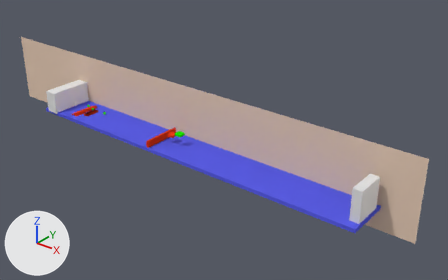
The Blender file game_setup_samples/platformer-sample/scenes/platformer.blend, before and after one commit.
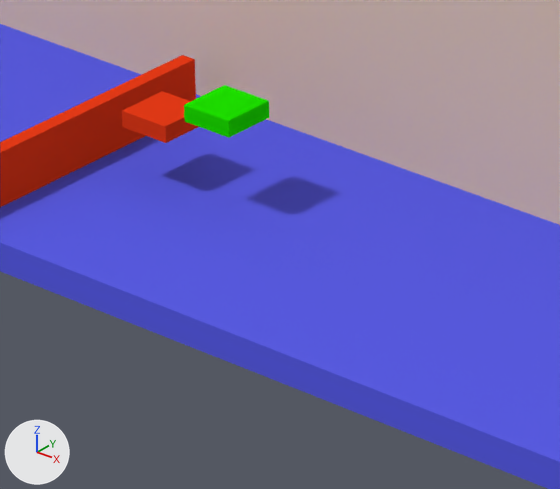
The first picture shows the older version from a camera (50 mm lens) standing at (517.0, -402.0, 276.0) and looking at (165.0, 38.0, 3.0). The close-ups show both versions on the part from 34% to 49% of the width and 43% to 64% of the height of that picture; other places that the commit changed are outside them. Arrows for +X, +Y and +Z are at lower left; the lights stay in place.

The older version as bpy lines, for what is in view:
```python
me_cube_007 = bpy.data.meshes.new('Cube.007')
me_cube_007.from_pydata(...)  # a box spanning x -1.0..1.0, y -1.0..1.0, z -1.0..1.0
me_cube_007.materials.append(mat_material_004)  # red #e73c18
me_cube_009 = bpy.data.meshes.new('Cube.009')
me_cube_009.from_pydata(...)  # a box spanning x -1.0..1.0, y -1.0..1.0, z -1.0..1.0
me_cube_009.materials.append(mat_material_001)  # green #1ee700
me_plane_001 = bpy.data.meshes.new('Plane.001')
me_plane_001.from_pydata([(-1.0, -1.0, 0.0), (1.0, -1.0, 0.0), (-1.0, 1.0, 0.0), (1.0, 1.0, 0.0)], [], [(0, 1, 3, 2)])
me_plane_001.materials.append(mat_material_012)  # its picture is missing
ob_cube = bpy.data.objects.new('Cube', me_cube_007)
ob_cube.location = (112.9, 1.8, 2.3)
ob_cube.scale = (1.0, 20.5, 4.77)
ob_cube_009 = bpy.data.objects.new('Cube.009', me_cube_009)
ob_cube_009.location = (135.0, 5.2, 12.5)
ob_cube_009.scale = (3.54, 3.54, 1.08)
ob_plane_001 = bpy.data.objects.new('Plane.001', me_plane_001)
ob_plane_001.location = (114.2, 25.9, 15.6)
ob_plane_001.rotation_euler = (1.571, 0.0, 0.0)  # degrees (90, 0, 0)
ob_plane_001.scale = (262.0, 39.4, 39.4)
# also in view: 'Plane' at (147.0, 4.0, -2.0); 'Cube.008' at (124.0, 6.0, 8.0)
```
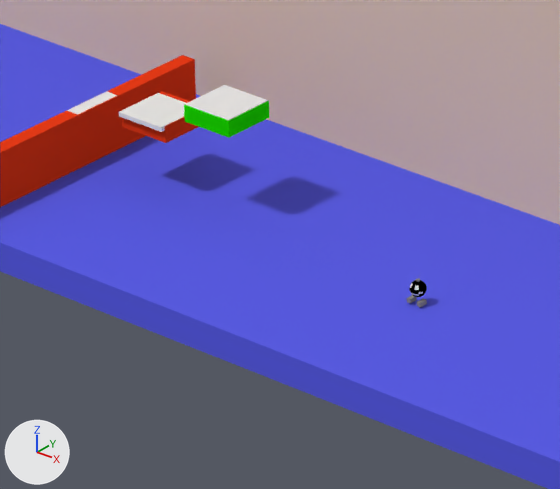
Boxes (x1, y1, x2, y2) around the edits, measured in the close-ups (560 x 489 px):
'Cube.010', added: after (185, 85, 268, 121)
'Cube.011', added: after (119, 93, 186, 132)
'Cube.012', added: after (67, 91, 117, 115)
'Sphere.001', added: after (407, 278, 427, 307)
    faces in mat_material_005 (black #000000): (409, 280, 427, 297)
    faces in mat_material_007 (grey #8b8b8b): (407, 278, 427, 307)
'Cube.008', unchanged, covered by the edit: (122, 91, 198, 143) in both

Edits to the bpy script that builds the scene:
```text
Add mat_material:
    mat_material = diffuse_material('Material')
    mat_material.base_color = (0.8, 0.8, 0.8)  # white #e7e7e7
Add mat_material_006:
    mat_material_006 = diffuse_material('Material.006')
    mat_material_006.base_color = (0.8, 0.8, 0.8)  # white #e7e7e7
Add mat_material_005:
    mat_material_005 = diffuse_material('Material.005')
    mat_material_005.base_color = (0.0, 0.0, 0.0)  # black #000000
Add mat_material_007:
    mat_material_007 = diffuse_material('Material.007')
    mat_material_007.base_color = (0.26, 0.26, 0.26)  # grey #8b8b8b
Add me_cube_010:
    me_cube_010.from_pydata(...)  # a box spanning x -1.0..1.0, y -1.0..1.0, z -1.0..1.0
    me_cube_010.materials.append(mat_material)  # white #e7e7e7
Add me_cube_011:
    me_cube_011.from_pydata(...)  # a box spanning x -1.0..1.0, y -1.0..1.0, z -1.0..1.0
    me_cube_011.materials.append(mat_material)  # white #e7e7e7
Add me_cube_012:
    me_cube_012.from_pydata(...)  # a box spanning x -1.0..1.0, y -1.0..1.0, z -1.0..1.0
    me_cube_012.materials.append(mat_material)  # white #e7e7e7
Add me_sphere_001:
    me_sphere_001.from_pydata(...)  # 182 vertices, 186 faces; spans x -1.05..1.03, y -0.97..0.96, z -1.11..2.34
    # faces by material slot: [129, 9, 48]
    me_sphere_001.materials.append(mat_material_005)  # black #000000
    me_sphere_001.materials.append(mat_material_006)  # white #e7e7e7
    me_sphere_001.materials.append(mat_material_007)  # grey #8b8b8b
Add ob_cube_010:
    ob_cube_010 = bpy.data.objects.new('Cube.010', me_cube_010)
    ob_cube_010.location = (135.0, 5.2, 13.4)
    ob_cube_010.scale = (3.46, 3.46, 0.293)
Add ob_cube_011:
    ob_cube_011 = bpy.data.objects.new('Cube.011', me_cube_011)
    ob_cube_011.location = (124.1, 5.2, 9.2)
    ob_cube_011.scale = (3.46, 3.46, 0.293)
Add ob_cube_012:
    ob_cube_012 = bpy.data.objects.new('Cube.012', me_cube_012)
    ob_cube_012.location = (112.9, 5.2, 6.8)
    ob_cube_012.scale = (0.895, 3.46, 0.293)
Add ob_sphere_001:
    ob_sphere_001 = bpy.data.objects.new('Sphere.001', me_sphere_001)
    ob_sphere_001.location = (169.0, 0.0, 1.4)
```
